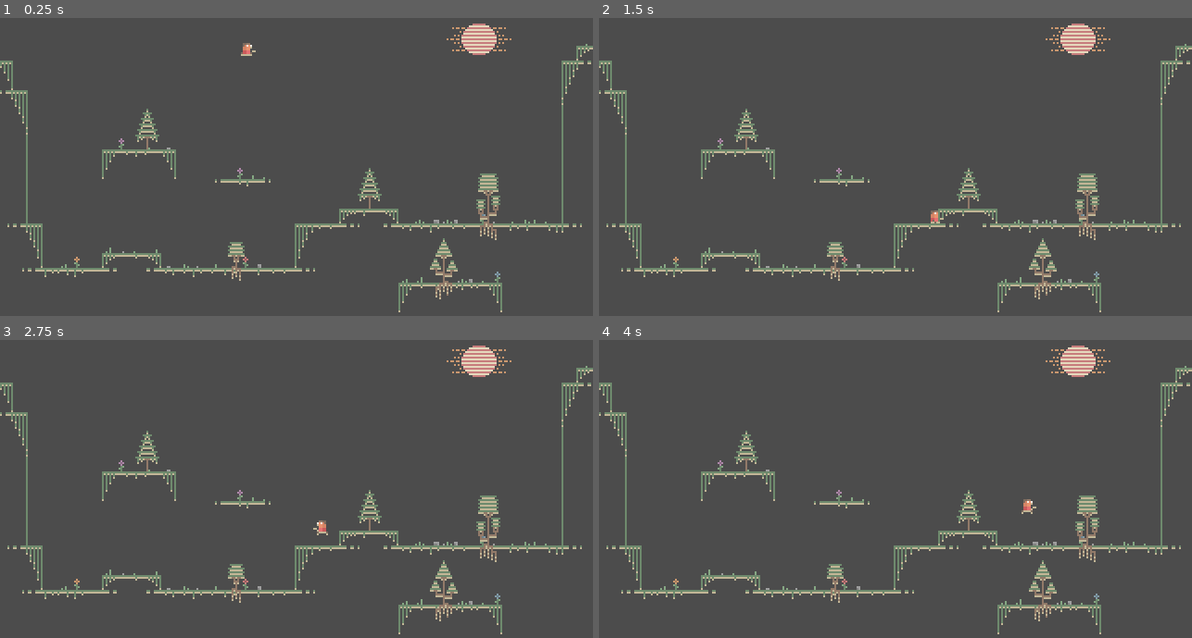
Above: before the commit, frames 1-4 (two rows, left to right).
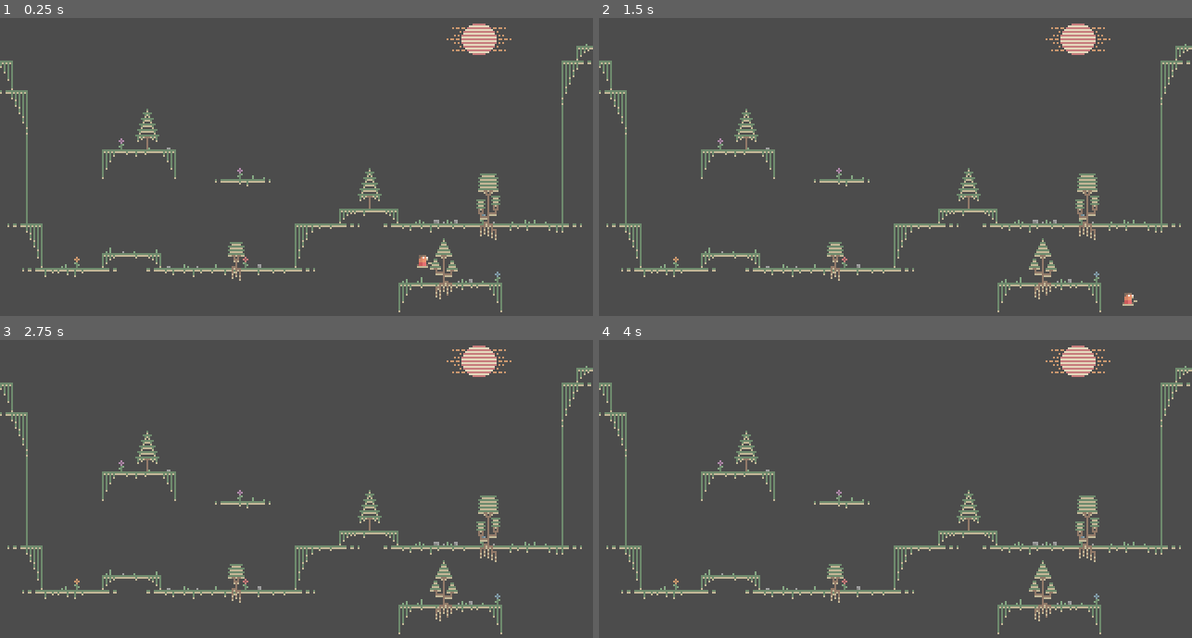
Above: after the commit, the same moments.

Repository: ddorn/gravity
Game: Godot game, scene res://World.tscn
Two runs of this game, one before a commit and one after it. Both use one fixed random seed, a clock stepped at 60 frames per second and the inputs below.
Inputs:
- Up to frame 1 (0.25 s): no input
- Up to frame 2 (1.5 s): hold Right (ui_right) from 0.53 s (still down); tap Up (ui_up) at 0.77 s
- Up to frame 3 (2.75 s): tap Up (ui_up) at 1.52 s; release Right (ui_right) at 2.03 s; hold Left (ui_left) from 2.03 s (still down)
- Up to frame 4 (4 s): release Left (ui_left) at 2.78 s; hold Right (ui_right) from 2.78 s (still down); tap Up (ui_up) at 3.02, 3.77 s

The runs differ from the first frame. In frame 1, 0.1% of the frame differs, in the area x 40-73%, y 8-84%; in frame 2, 0.1%; in frame 3, less than 0.1%; in frame 4, less than 0.1%.

Commit message:
gravity_value

Diff:
--- a/Player.gd
+++ b/Player.gd
@@ -1,6 +1,6 @@
 extends KinematicBody2D
 
-const ACCELERATION = 512
+const ACCELERATION = 513
 const JUMP_IMPULSE = 100
 const GRAVITY = 200
 const AIR_FRICTION = 0.03
--- a/World.tscn
+++ b/World.tscn
@@ -4,112 +4,112 @@
 [ext_resource path="res://images/Tiles.png" type="Texture" id=2]
 [ext_resource path="res://Player.gd" type="Script" id=3]
 
+[sub_resource type="ConvexPolygonShape2D" id=1]
+points = PoolVector2Array( 0, 0, 8, 0, 8, 8, 0, 8 )
+
 [sub_resource type="ConvexPolygonShape2D" id=2]
-points = PoolVector2Array( 0, 0, 8, 0, 8, 8, 0, 8 )
+points = PoolVector2Array( 0, 0, 8, 0, 8, 2, 0, 2 )
 
 [sub_resource type="ConvexPolygonShape2D" id=3]
 points = PoolVector2Array( 0, 0, 8, 0, 8, 2, 0, 2 )
 
 [sub_resource type="ConvexPolygonShape2D" id=4]
-points = PoolVector2Array( 0, 0, 8, 0, 8, 2, 0, 2 )
+points = PoolVector2Array( 0, 0, 8, 0, 8, 8, 0, 8 )
 
 [sub_resource type="ConvexPolygonShape2D" id=5]
 points = PoolVector2Array( 0, 0, 8, 0, 8, 8, 0, 8 )
 
 [sub_resource type="ConvexPolygonShape2D" id=6]
-points = PoolVector2Array( 0, 0, 8, 0, 8, 8, 0, 8 )
+points = PoolVector2Array( 0, 0, 8, 0, 8, 2, 0, 2 )
 
 [sub_resource type="ConvexPolygonShape2D" id=7]
-points = PoolVector2Array( 0, 0, 8, 0, 8, 2, 0, 2 )
+points = PoolVector2Array( 4, 0, 8, 0, 8, 2, 4, 2 )
 
 [sub_resource type="ConvexPolygonShape2D" id=8]
-points = PoolVector2Array( 4, 0, 8, 0, 8, 2, 4, 2 )
+points = PoolVector2Array( 0, 0, 8, 0, 8, 2, 0, 2 )
 
 [sub_resource type="ConvexPolygonShape2D" id=9]
-points = PoolVector2Array( 0, 0, 8, 0, 8, 2, 0, 2 )
+points = PoolVector2Array( 0, 0, 8, 0, 8, 8, 0, 8 )
 
 [sub_resource type="ConvexPolygonShape2D" id=10]
-points = PoolVector2Array( 0, 0, 8, 0, 8, 8, 0, 8 )
+points = PoolVector2Array( 0, 0, 4, 0, 4, 2, 0, 2 )
 
 [sub_resource type="ConvexPolygonShape2D" id=11]
-points = PoolVector2Array( 0, 0, 4, 0, 4, 2, 0, 2 )
+points = PoolVector2Array( 0, 0, 2, 0, 2, 8, 0, 8 )
 
 [sub_resource type="ConvexPolygonShape2D" id=12]
+points = PoolVector2Array( 0, 0, 8, 0, 8, 2, 0, 2 )
+
+[sub_resource type="ConvexPolygonShape2D" id=13]
+points = PoolVector2Array( 0, 0, 8, 0, 8, 8, 0, 8 )
+
+[sub_resource type="ConvexPolygonShape2D" id=14]
 points = PoolVector2Array( 0, 0, 2, 0, 2, 8, 0, 8 )
-
-[sub_resource type="ConvexPolygonShape2D" id=13]
-points = PoolVector2Array( 0, 0, 8, 0, 8, 2, 0, 2 )
-
-[sub_resource type="ConvexPolygonShape2D" id=14]
-points = PoolVector2Array( 0, 0, 8, 0, 8, 8, 0, 8 )
 
 [sub_resource type="ConvexPolygonShape2D" id=15]
 points = PoolVector2Array( 0, 0, 2, 0, 2, 8, 0, 8 )
 
 [sub_resource type="ConvexPolygonShape2D" id=16]
-points = PoolVector2Array( 0, 0, 2, 0, 2, 8, 0, 8 )
+points = PoolVector2Array( 6, 0, 8, 0, 8, 8, 6, 8 )
 
 [sub_resource type="ConvexPolygonShape2D" id=17]
+points = PoolVector2Array( 0, 0, 8, 0, 8, 2, 0, 2 )
+
+[sub_resource type="ConvexPolygonShape2D" id=18]
+points = PoolVector2Array( 0, 0, 8, 0, 8, 8, 0, 8 )
+
+[sub_resource type="ConvexPolygonShape2D" id=19]
 points = PoolVector2Array( 6, 0, 8, 0, 8, 8, 6, 8 )
-
-[sub_resource type="ConvexPolygonShape2D" id=18]
-points = PoolVector2Array( 0, 0, 8, 0, 8, 2, 0, 2 )
-
-[sub_resource type="ConvexPolygonShape2D" id=19]
-points = PoolVector2Array( 0, 0, 8, 0, 8, 8, 0, 8 )
 
 [sub_resource type="ConvexPolygonShape2D" id=20]
 points = PoolVector2Array( 6, 0, 8, 0, 8, 8, 6, 8 )
 
 [sub_resource type="ConvexPolygonShape2D" id=21]
+points = PoolVector2Array( 0, 0, 8, 0, 8, 2, 0, 2 )
+
+[sub_resource type="ConvexPolygonShape2D" id=22]
+points = PoolVector2Array( 0, 0, 8, 0, 8, 2, 0, 2 )
+
+[sub_resource type="ConvexPolygonShape2D" id=23]
+points = PoolVector2Array( 0, 0, 8, 0, 8, 2, 0, 2 )
+
+[sub_resource type="ConvexPolygonShape2D" id=24]
+points = PoolVector2Array( 0, 0, 8, 0, 8, 2, 0, 2 )
+
+[sub_resource type="ConvexPolygonShape2D" id=25]
+points = PoolVector2Array( 0, 0, 8, 0, 8, 2, 0, 2 )
+
+[sub_resource type="ConvexPolygonShape2D" id=26]
+points = PoolVector2Array( 0, 0, 8, 0, 8, 2, 0, 2 )
+
+[sub_resource type="ConvexPolygonShape2D" id=27]
+points = PoolVector2Array( 0, 0, 8, 0, 8, 2, 0, 2 )
+
+[sub_resource type="ConvexPolygonShape2D" id=28]
+points = PoolVector2Array( 0, 0, 8, 0, 8, 2, 0, 2 )
+
+[sub_resource type="ConvexPolygonShape2D" id=29]
+points = PoolVector2Array( 0, 0, 8, 0, 8, 2, 0, 2 )
+
+[sub_resource type="ConvexPolygonShape2D" id=30]
+points = PoolVector2Array( 0, 0, 2, 0, 2, 8, 0, 8 )
+
+[sub_resource type="ConvexPolygonShape2D" id=31]
 points = PoolVector2Array( 6, 0, 8, 0, 8, 8, 6, 8 )
 
-[sub_resource type="ConvexPolygonShape2D" id=23]
-points = PoolVector2Array( 0, 0, 8, 0, 8, 2, 0, 2 )
-
-[sub_resource type="ConvexPolygonShape2D" id=24]
-points = PoolVector2Array( 0, 0, 8, 0, 8, 2, 0, 2 )
-
-[sub_resource type="ConvexPolygonShape2D" id=25]
-points = PoolVector2Array( 0, 0, 8, 0, 8, 2, 0, 2 )
-
-[sub_resource type="ConvexPolygonShape2D" id=26]
-points = PoolVector2Array( 0, 0, 8, 0, 8, 2, 0, 2 )
-
-[sub_resource type="ConvexPolygonShape2D" id=27]
-points = PoolVector2Array( 0, 0, 8, 0, 8, 2, 0, 2 )
-
-[sub_resource type="ConvexPolygonShape2D" id=28]
-points = PoolVector2Array( 0, 0, 8, 0, 8, 2, 0, 2 )
-
-[sub_resource type="ConvexPolygonShape2D" id=29]
-points = PoolVector2Array( 0, 0, 8, 0, 8, 2, 0, 2 )
-
-[sub_resource type="ConvexPolygonShape2D" id=30]
-points = PoolVector2Array( 0, 0, 8, 0, 8, 2, 0, 2 )
-
-[sub_resource type="ConvexPolygonShape2D" id=31]
-points = PoolVector2Array( 0, 0, 8, 0, 8, 2, 0, 2 )
+[sub_resource type="ConvexPolygonShape2D" id=32]
+points = PoolVector2Array( 5, 0, 8, 0, 8, 2, 5, 2 )
+
+[sub_resource type="ConvexPolygonShape2D" id=33]
+points = PoolVector2Array( 0, 0, 3, 0, 3, 2, 0, 2 )
 
 [sub_resource type="ConvexPolygonShape2D" id=34]
-points = PoolVector2Array( 0, 0, 2, 0, 2, 8, 0, 8 )
+points = PoolVector2Array( 0, 0, 8, 0, 8, 2, 0, 2 )
 
 [sub_resource type="ConvexPolygonShape2D" id=35]
-points = PoolVector2Array( 6, 0, 8, 0, 8, 8, 6, 8 )
-
-[sub_resource type="ConvexPolygonShape2D" id=36]
-points = PoolVector2Array( 5, 0, 8, 0, 8, 2, 5, 2 )
-
-[sub_resource type="ConvexPolygonShape2D" id=37]
-points = PoolVector2Array( 0, 0, 3, 0, 3, 2, 0, 2 )
-
-[sub_resource type="ConvexPolygonShape2D" id=39]
-points = PoolVector2Array( 0, 0, 8, 0, 8, 2, 0, 2 )
-
-[sub_resource type="ConvexPolygonShape2D" id=38]
-points = PoolVector2Array( 0, 0, 8, 0, 8, 8, 0, 8 )
-
-[sub_resource type="TileSet" id=33]
+points = PoolVector2Array( 0, 0, 8, 0, 8, 8, 0, 8 )
+
+[sub_resource type="TileSet" id=36]
 0/name = "Blocks"
 0/texture = ExtResource( 2 )
 0/tex_offset = Vector2( 0, 0 )
@@ -129,212 +129,212 @@
 0/navigation_offset = Vector2( 0, 0 )
 0/shape_offset = Vector2( 0, 0 )
 0/shape_transform = Transform2D( 1, 0, 0, 1, 0, 0 )
-0/shape = SubResource( 2 )
+0/shape = SubResource( 1 )
 0/shape_one_way = false
 0/shape_one_way_margin = 1.0
 0/shapes = [ {
 "autotile_coord": Vector2( 3, 3 ),
 "one_way": false,
 "one_way_margin": 1.0,
+"shape": SubResource( 1 ),
+"shape_transform": Transform2D( 1, 0, 0, 1, 0, 0 )
+}, {
+"autotile_coord": Vector2( 4, 3 ),
+"one_way": false,
+"one_way_margin": 1.0,
 "shape": SubResource( 2 ),
 "shape_transform": Transform2D( 1, 0, 0, 1, 0, 0 )
 }, {
-"autotile_coord": Vector2( 4, 3 ),
+"autotile_coord": Vector2( 5, 3 ),
 "one_way": false,
 "one_way_margin": 1.0,
 "shape": SubResource( 3 ),
 "shape_transform": Transform2D( 1, 0, 0, 1, 0, 0 )
 }, {
-"autotile_coord": Vector2( 5, 3 ),
+"autotile_coord": Vector2( 6, 3 ),
 "one_way": false,
 "one_way_margin": 1.0,
 "shape": SubResource( 4 ),
 "shape_transform": Transform2D( 1, 0, 0, 1, 0, 0 )
 }, {
-"autotile_coord": Vector2( 6, 3 ),
+"autotile_coord": Vector2( 2, 4 ),
 "one_way": false,
 "one_way_margin": 1.0,
 "shape": SubResource( 5 ),
 "shape_transform": Transform2D( 1, 0, 0, 1, 0, 0 )
 }, {
-"autotile_coord": Vector2( 2, 4 ),
+"autotile_coord": Vector2( 3, 4 ),
 "one_way": false,
 "one_way_margin": 1.0,
 "shape": SubResource( 6 ),
 "shape_transform": Transform2D( 1, 0, 0, 1, 0, 0 )
 }, {
-"autotile_coord": Vector2( 3, 4 ),
+"autotile_coord": Vector2( 5, 4 ),
 "one_way": false,
 "one_way_margin": 1.0,
 "shape": SubResource( 7 ),
 "shape_transform": Transform2D( 1, 0, 0, 1, 0, 0 )
 }, {
-"autotile_coord": Vector2( 5, 4 ),
+"autotile_coord": Vector2( 6, 4 ),
 "one_way": false,
 "one_way_margin": 1.0,
 "shape": SubResource( 8 ),
 "shape_transform": Transform2D( 1, 0, 0, 1, 0, 0 )
 }, {
-"autotile_coord": Vector2( 6, 4 ),
+"autotile_coord": Vector2( 7, 4 ),
 "one_way": false,
 "one_way_margin": 1.0,
 "shape": SubResource( 9 ),
 "shape_transform": Transform2D( 1, 0, 0, 1, 0, 0 )
 }, {
-"autotile_coord": Vector2( 7, 4 ),
+"autotile_coord": Vector2( 4, 4 ),
 "one_way": false,
 "one_way_margin": 1.0,
 "shape": SubResource( 10 ),
 "shape_transform": Transform2D( 1, 0, 0, 1, 0, 0 )
 }, {
-"autotile_coord": Vector2( 4, 4 ),
+"autotile_coord": Vector2( 2, 5 ),
 "one_way": false,
 "one_way_margin": 1.0,
 "shape": SubResource( 11 ),
 "shape_transform": Transform2D( 1, 0, 0, 1, 0, 0 )
 }, {
-"autotile_coord": Vector2( 2, 5 ),
+"autotile_coord": Vector2( 2, 6 ),
 "one_way": false,
 "one_way_margin": 1.0,
 "shape": SubResource( 12 ),
 "shape_transform": Transform2D( 1, 0, 0, 1, 0, 0 )
 }, {
-"autotile_coord": Vector2( 2, 6 ),
+"autotile_coord": Vector2( 1, 6 ),
 "one_way": false,
 "one_way_margin": 1.0,
 "shape": SubResource( 13 ),
 "shape_transform": Transform2D( 1, 0, 0, 1, 0, 0 )
 }, {
-"autotile_coord": Vector2( 1, 6 ),
+"autotile_coord": Vector2( 1, 7 ),
 "one_way": false,
 "one_way_margin": 1.0,
 "shape": SubResource( 14 ),
 "shape_transform": Transform2D( 1, 0, 0, 1, 0, 0 )
 }, {
-"autotile_coord": Vector2( 1, 7 ),
+"autotile_coord": Vector2( 1, 8 ),
 "one_way": false,
 "one_way_margin": 1.0,
 "shape": SubResource( 15 ),
 "shape_transform": Transform2D( 1, 0, 0, 1, 0, 0 )
 }, {
-"autotile_coord": Vector2( 1, 8 ),
+"autotile_coord": Vector2( 7, 5 ),
 "one_way": false,
 "one_way_margin": 1.0,
 "shape": SubResource( 16 ),
 "shape_transform": Transform2D( 1, 0, 0, 1, 0, 0 )
 }, {
-"autotile_coord": Vector2( 7, 5 ),
+"autotile_coord": Vector2( 7, 6 ),
 "one_way": false,
 "one_way_margin": 1.0,
 "shape": SubResource( 17 ),
 "shape_transform": Transform2D( 1, 0, 0, 1, 0, 0 )
 }, {
-"autotile_coord": Vector2( 7, 6 ),
+"autotile_coord": Vector2( 8, 6 ),
 "one_way": false,
 "one_way_margin": 1.0,
 "shape": SubResource( 18 ),
 "shape_transform": Transform2D( 1, 0, 0, 1, 0, 0 )
 }, {
-"autotile_coord": Vector2( 8, 6 ),
+"autotile_coord": Vector2( 8, 7 ),
 "one_way": false,
 "one_way_margin": 1.0,
 "shape": SubResource( 19 ),
 "shape_transform": Transform2D( 1, 0, 0, 1, 0, 0 )
 }, {
-"autotile_coord": Vector2( 8, 7 ),
+"autotile_coord": Vector2( 8, 8 ),
 "one_way": false,
 "one_way_margin": 1.0,
 "shape": SubResource( 20 ),
 "shape_transform": Transform2D( 1, 0, 0, 1, 0, 0 )
 }, {
-"autotile_coord": Vector2( 8, 8 ),
+"autotile_coord": Vector2( 1, 16 ),
 "one_way": false,
 "one_way_margin": 1.0,
 "shape": SubResource( 21 ),
 "shape_transform": Transform2D( 1, 0, 0, 1, 0, 0 )
 }, {
-"autotile_coord": Vector2( 1, 16 ),
+"autotile_coord": Vector2( 2, 16 ),
+"one_way": false,
+"one_way_margin": 1.0,
+"shape": SubResource( 22 ),
+"shape_transform": Transform2D( 1, 0, 0, 1, 0, 0 )
+}, {
+"autotile_coord": Vector2( 3, 16 ),
 "one_way": false,
 "one_way_margin": 1.0,
 "shape": SubResource( 23 ),
 "shape_transform": Transform2D( 1, 0, 0, 1, 0, 0 )
 }, {
-"autotile_coord": Vector2( 2, 16 ),
+"autotile_coord": Vector2( 4, 16 ),
 "one_way": false,
 "one_way_margin": 1.0,
 "shape": SubResource( 24 ),
 "shape_transform": Transform2D( 1, 0, 0, 1, 0, 0 )
 }, {
-"autotile_coord": Vector2( 3, 16 ),
+"autotile_coord": Vector2( 5, 16 ),
 "one_way": false,
 "one_way_margin": 1.0,
 "shape": SubResource( 25 ),
 "shape_transform": Transform2D( 1, 0, 0, 1, 0, 0 )
 }, {
-"autotile_coord": Vector2( 4, 16 ),
+"autotile_coord": Vector2( 6, 16 ),
 "one_way": false,
 "one_way_margin": 1.0,
 "shape": SubResource( 26 ),
 "shape_transform": Transform2D( 1, 0, 0, 1, 0, 0 )
 }, {
-"autotile_coord": Vector2( 5, 16 ),
+"autotile_coord": Vector2( 7, 16 ),
 "one_way": false,
 "one_way_margin": 1.0,
 "shape": SubResource( 27 ),
 "shape_transform": Transform2D( 1, 0, 0, 1, 0, 0 )
 }, {
-"autotile_coord": Vector2( 6, 16 ),
+"autotile_coord": Vector2( 8, 16 ),
 "one_way": false,
 "one_way_margin": 1.0,
 "shape": SubResource( 28 ),
 "shape_transform": Transform2D( 1, 0, 0, 1, 0, 0 )
 }, {
-"autotile_coord": Vector2( 7, 16 ),
+"autotile_coord": Vector2( 9, 16 ),
 "one_way": false,
 "one_way_margin": 1.0,
 "shape": SubResource( 29 ),
 "shape_transform": Transform2D( 1, 0, 0, 1, 0, 0 )
 }, {
-"autotile_coord": Vector2( 8, 16 ),
+"autotile_coord": Vector2( 0, 9 ),
 "one_way": false,
 "one_way_margin": 1.0,
 "shape": SubResource( 30 ),
 "shape_transform": Transform2D( 1, 0, 0, 1, 0, 0 )
 }, {
-"autotile_coord": Vector2( 9, 16 ),
+"autotile_coord": Vector2( 9, 9 ),
 "one_way": false,
 "one_way_margin": 1.0,
 "shape": SubResource( 31 ),
 "shape_transform": Transform2D( 1, 0, 0, 1, 0, 0 )
 }, {
-"autotile_coord": Vector2( 0, 9 ),
+"autotile_coord": Vector2( 6, 6 ),
+"one_way": false,
+"one_way_margin": 1.0,
+"shape": SubResource( 32 ),
+"shape_transform": Transform2D( 1, 0, 0, 1, 0, 0 )
+}, {
+"autotile_coord": Vector2( 3, 6 ),
+"one_way": false,
+"one_way_margin": 1.0,
+"shape": SubResource( 33 ),
+"shape_transform": Transform2D( 1, 0, 0, 1, 0, 0 )
+}, {
+"autotile_coord": Vector2( 0, 16 ),
 "one_way": false,
 "one_way_margin": 1.0,
 "shape": SubResource( 34 ),
-"shape_transform": Transform2D( 1, 0, 0, 1, 0, 0 )
-}, {
-"autotile_coord": Vector2( 9, 9 ),
-"one_way": false,
-"one_way_margin": 1.0,
-"shape": SubResource( 35 ),
-"shape_transform": Transform2D( 1, 0, 0, 1, 0, 0 )
-}, {
-"autotile_coord": Vector2( 6, 6 ),
-"one_way": false,
-"one_way_margin": 1.0,
-"shape": SubResource( 36 ),
-"shape_transform": Transform2D( 1, 0, 0, 1, 0, 0 )
-}, {
-"autotile_coord": Vector2( 3, 6 ),
-"one_way": false,
-"one_way_margin": 1.0,
-"shape": SubResource( 37 ),
-"shape_transform": Transform2D( 1, 0, 0, 1, 0, 0 )
-}, {
-"autotile_coord": Vector2( 0, 16 ),
-"one_way": false,
-"one_way_margin": 1.0,
-"shape": SubResource( 39 ),
 "shape_transform": Transform2D( 1, 0, 0, 1, 0, 0 )
 } ]
 0/z_index = 0
@@ -581,12 +581,12 @@
 [node name="World" type="Node2D"]
 
 [node name="Player" parent="." instance=ExtResource( 1 )]
-position = Vector2( 133, 34 )
+position = Vector2( 228.107, 148.463 )
 script = ExtResource( 3 )
 
 [node name="TileMap" type="TileMap" parent="."]
 position = Vector2( -1, 2 )
-tile_set = SubResource( 33 )
+tile_set = SubResource( 36 )
 cell_size = Vector2( 8, 8 )
 format = 1
 tile_data = PoolIntArray( -65533, 11, 262144, -65507, 11, 262144, 65550, 11, 262144, 131093, 11, 0, 131102, 7, 0, 19664 …(2906 unchanged characters)…
Not shown: 1 places in World.tscn that only renumber resources
